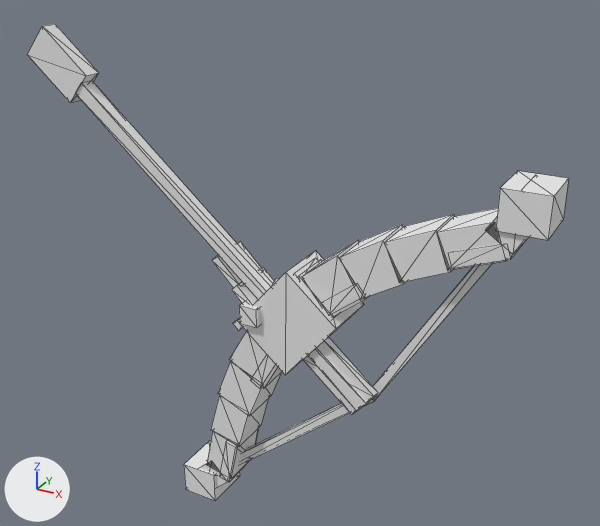
A saved change to the OBJ model src/main/resources/assets/ashbound/models/mesh/ember_bow_pulling_0.obj.
Both versions are drawn from a 50 mm lens placed at (1.085, -1.849, 1.423), pointed at (0.311, -0.442, 0.72). The lights are fixed; the arrows at lower left show +X, +Y and +Z. The first picture is the older version. Mesh edges are drawn as thin lines. Where no turn or scale is listed for an object, it has been applied to the vertices.

The scene before the commit, as lines of its bpy script (objects in view):
```python
me_ember_bow_pulling_0 = bpy.data.meshes.new('ember_bow_pulling_0')
me_ember_bow_pulling_0.from_pydata(...)  # 240 vertices, 372 faces; spans x -0.285..0.833, y -0.575..-0.425, z 0.107..1.181
# faces by material slot: [300, 72]
me_ember_bow_pulling_0.materials.append(mat_blade)  # its picture is missing
me_ember_bow_pulling_0.materials.append(mat_glow)  # its picture is missing
ob_ember_bow_pulling_0 = bpy.data.objects.new('ember_bow_pulling_0', me_ember_bow_pulling_0)
ob_ember_bow_pulling_0.location = (0.0, 0.0, 0.0)
```
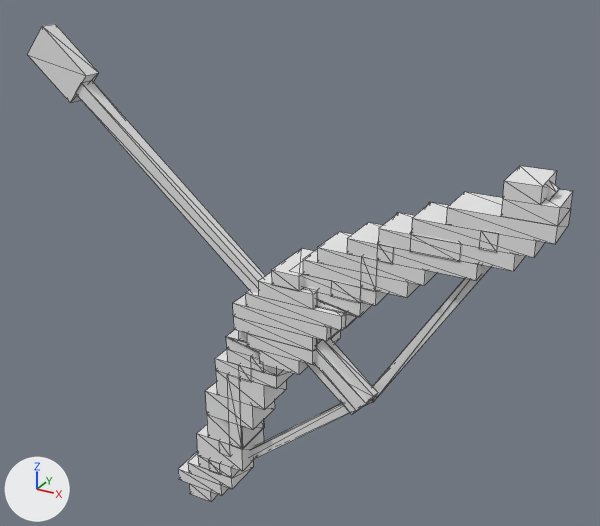
The change, as a list of edits to the scene's bpy script:
```text
Change me_ember_bow_pulling_0:
    remove me_ember_bow_pulling_0.from_pydata(...)  # 240 vertices, 372 faces; spans x -0.285..0.833, y -0.575..-0.425, z 0.107..1.181
    add me_ember_bow_pulling_0.from_pydata(...)  # 412 vertices, 578 faces; spans x -0.285..0.844, y -0.562..-0.437, z 0.094..1.181
    me_ember_bow_pulling_0 part 1: a new loose piece, a box spanning x 0.031..0.156, y -0.547..-0.453, z 0.125..0.156, in mat_blade (its picture is missing)
    me_ember_bow_pulling_0 part 2: a new loose piece, a box spanning x 0.375..0.594, y -0.547..-0.453, z 0.75..0.781, in mat_blade (its picture is missing)
    me_ember_bow_pulling_0 part 3: a new loose piece, a box spanning x 0.406..0.625, y -0.547..-0.453, z 0.781..0.813, in mat_blade (its picture is missing)
    me_ember_bow_pulling_0 part 4: a new loose piece, a box spanning x 0.469..0.719, y -0.547..-0.453, z 0.813..0.844, in mat_blade (its picture is missing)
    me_ember_bow_pulling_0 part 5: a new loose piece, a box spanning x 0.25..0.469, y -0.562..-0.437, z 0.656..0.688, in mat_blade (its picture is missing)
    me_ember_bow_pulling_0 part 6: a new loose piece, a box spanning x 0.125..0.156, y -0.549..-0.451, z 0.188..0.219, in mat_glow (its picture is missing)
    me_ember_bow_pulling_0 part 7: a new loose piece, a box spanning x 0.594..0.688, y -0.549..-0.451, z 0.842..0.877, in mat_glow (its picture is missing)
    me_ember_bow_pulling_0 part 8: a new loose piece, a box spanning x 0.719..0.75, y -0.549..-0.451, z 0.873..0.908, in mat_glow (its picture is missing)
    me_ember_bow_pulling_0 part 9: the loose piece of 8 vertices spanning x 0.135..0.239, y -0.547..-0.453, z 0.284..0.407 is rebuilt with 34 vertices and now spans x 0.062..0.25, y -0.547..-0.453, z 0.156..0.406
    me_ember_bow_pulling_0 part 10: the loose piece of 8 vertices spanning x 0.159..0.279, y -0.547..-0.453, z 0.377..0.503 is rebuilt with 32 vertices and now spans x 0.156..0.344, y -0.55..-0.45, z 0.406..0.563
    me_ember_bow_pulling_0 part 11: the loose piece of 8 vertices spanning x 0.24..0.383, y -0.547..-0.453, z 0.532..0.674 is rebuilt with 20 vertices and now spans x 0.219..0.438, y -0.562..-0.437, z 0.563..0.656
    me_ember_bow_pulling_0 part 12: the loose piece of 8 vertices spanning x 0.503..0.813, y -0.511..-0.489, z 0.484..0.977 is rebuilt with 12 vertices and now spans x 0.502..0.828, y -0.513..-0.487, z 0.481..0.993, in mat_glow (its picture is missing)
    me_ember_bow_pulling_0 part 13: the loose piece of 8 vertices spanning x 0.453..0.585, y -0.547..-0.453, z 0.725..0.853 is rebuilt with 20 vertices and now spans x 0.438..0.562, y -0.549..-0.451, z 0.717..0.845, in mat_glow (its picture is missing)
    me_ember_bow_pulling_0 part 14: the loose piece of 8 vertices spanning x 0.726..0.83, y -0.547..-0.453, z 0.874..0.988 is rebuilt with 20 vertices and now spans x 0.656..0.844, y -0.547..-0.453, z 0.906..1.0
    me_ember_bow_pulling_0 part 15: the loose piece of 8 vertices spanning x 0.158..0.228, y -0.545..-0.455, z 0.675..0.746 is deleted
    me_ember_bow_pulling_0 part 16: the loose piece of 8 vertices spanning x 0.544..0.672, y -0.547..-0.453, z 0.776..0.892 is deleted
    me_ember_bow_pulling_0 part 17: the loose piece of 8 vertices spanning x 0.641..0.767, y -0.547..-0.453, z 0.821..0.925 is deleted
    me_ember_bow_pulling_0 part 18: the loose piece of 8 vertices spanning x 0.746..0.833, y -0.553..-0.447, z 0.913..0.988 is deleted
    me_ember_bow_pulling_0 part 19: 124 vertices removed from x 0.055..0.51, y -0.575..-0.425, z 0.107..0.804; 182 vertices added at x 0.06..0.812, y -0.562..-0.437, z 0.094..0.906
    other edits to the shape of me_ember_bow_pulling_0 do not show in these pictures
```

Pixel boxes (x1, y1, x2, y2) of what changed, in the pictures (600 x 526 px; the box of a moved part takes in the faces that stretch with it):
'ember_bow_pulling_0', reshaped: before (27, 24, 569, 501); after (27, 24, 573, 502)
part 1 of me_ember_bow_pulling_0, added: after (178, 451, 229, 496)
part 2 of me_ember_bow_pulling_0, added: after (303, 250, 419, 298)
part 3 of me_ember_bow_pulling_0, added: after (317, 232, 437, 286)
part 4 of me_ember_bow_pulling_0, added: after (347, 222, 483, 281)
part 5 of me_ember_bow_pulling_0, added: after (245, 290, 345, 331)
part 6 of me_ember_bow_pulling_0, added: after (209, 459, 221, 474)
part 7 of me_ember_bow_pulling_0, added: after (410, 234, 462, 262)
part 8 of me_ember_bow_pulling_0, added: after (479, 230, 499, 252)
part 9 of me_ember_bow_pulling_0, rebuilt: before (211, 395, 269, 447); after (188, 382, 275, 489)
part 10 of me_ember_bow_pulling_0, rebuilt: before (218, 361, 282, 416); after (215, 330, 293, 410)
part 11 of me_ember_bow_pulling_0, rebuilt (not visible before): after (233, 295, 340, 365)
part 12 of me_ember_bow_pulling_0, rebuilt: before (373, 263, 492, 401); after (371, 182, 559, 402)
part 13 of me_ember_bow_pulling_0, rebuilt: before (340, 225, 406, 299); after (331, 244, 394, 303)
part 14 of me_ember_bow_pulling_0, rebuilt: before (488, 218, 529, 254); after (446, 166, 573, 244)
part 15 of me_ember_bow_pulling_0, deleted: before (212, 242, 261, 288)
part 16 of me_ember_bow_pulling_0, deleted: before (385, 214, 455, 283)
part 17 of me_ember_bow_pulling_0, deleted: before (437, 208, 506, 270)
part 18 of me_ember_bow_pulling_0, deleted: before (496, 171, 569, 240)
part 19 of me_ember_bow_pulling_0, moved or reshaped: before (184, 240, 374, 501); after (189, 203, 546, 502)
